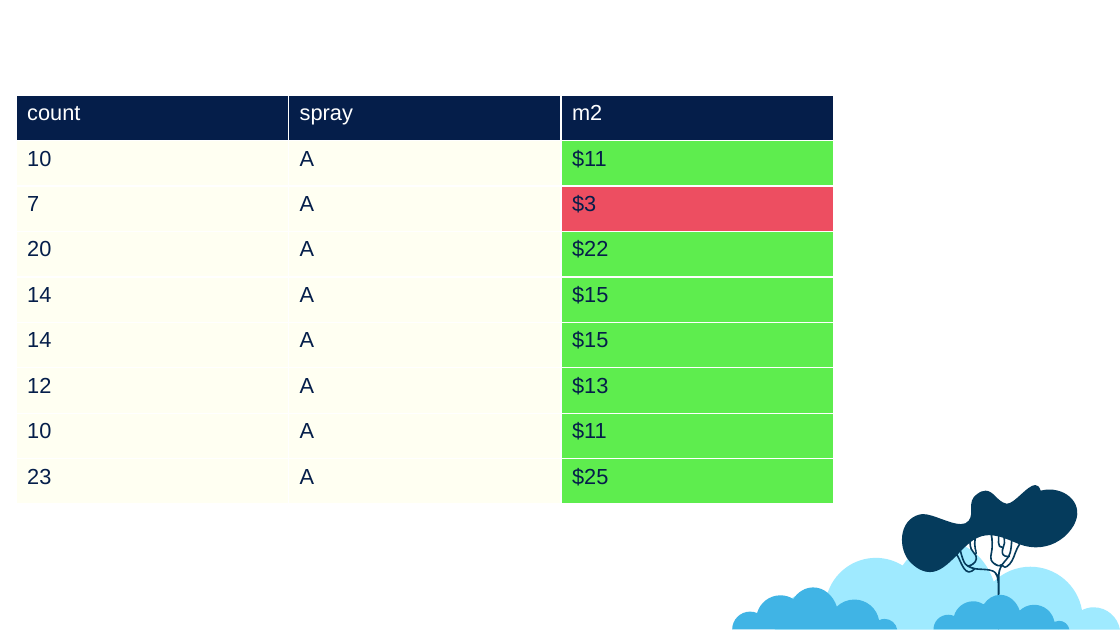
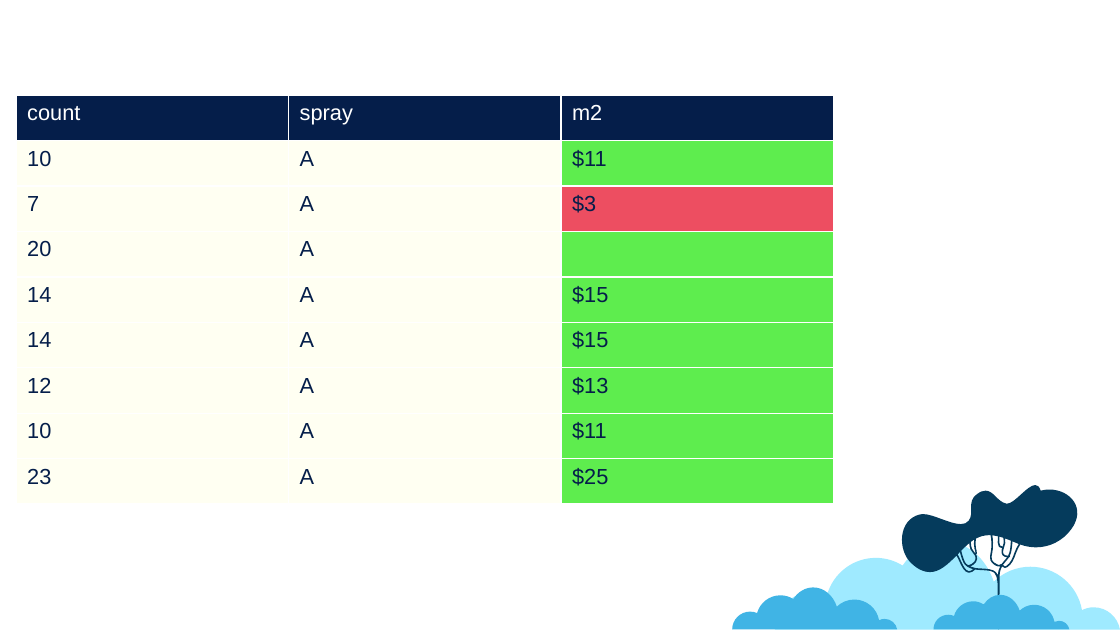
Before and after one commit to jonboone1/plotlyPowerpoint, a slide deck: slide 7 of example/output2.pptx. Drawn at 1120x630 pixels with LibreOffice and Linux fonts; fonts in the diff are those of the drawing. Boxes give left, top, right and bottom in pixels: in the first picture for what was removed or moved away, otherwise in the second. Text is boxed around its words. In the diff, an @@ line names an element or a change of style, - is before the commit and + after.

```diff
--- a/example/output2.pptx
+++ b/example/output2.pptx
@@ table at (16, 95, 832, 504) @@
-row 4, column 3: $22
+row 4, column 3: 
```
Also in this commit, not shown: 7 other files.
